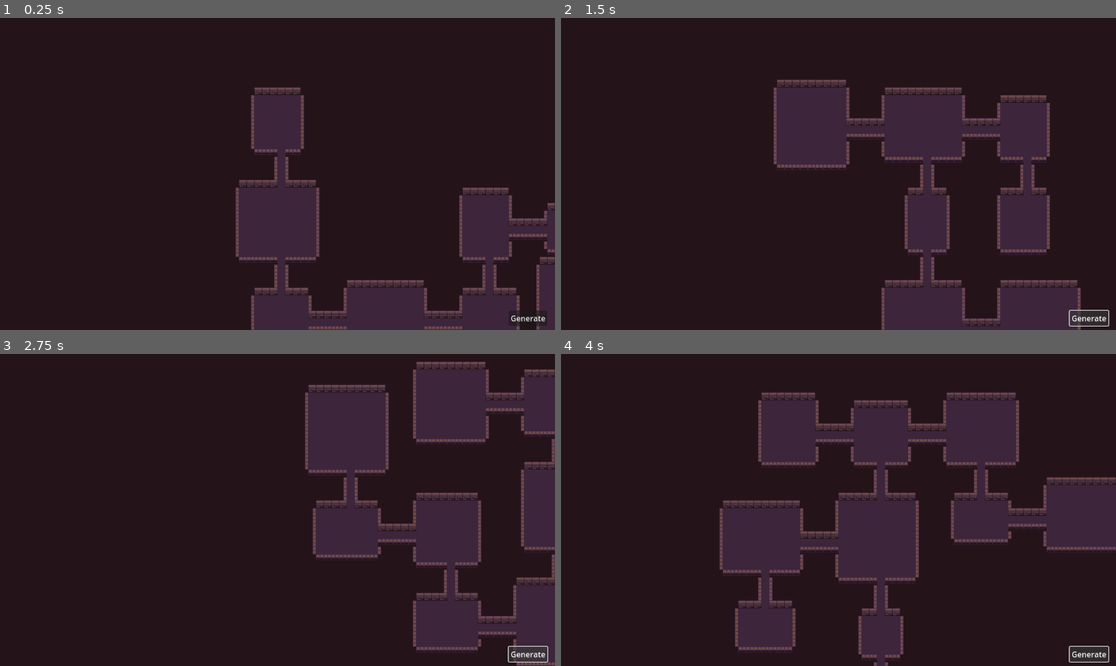
Above: before the commit, frames 1-4 (two rows, left to right).
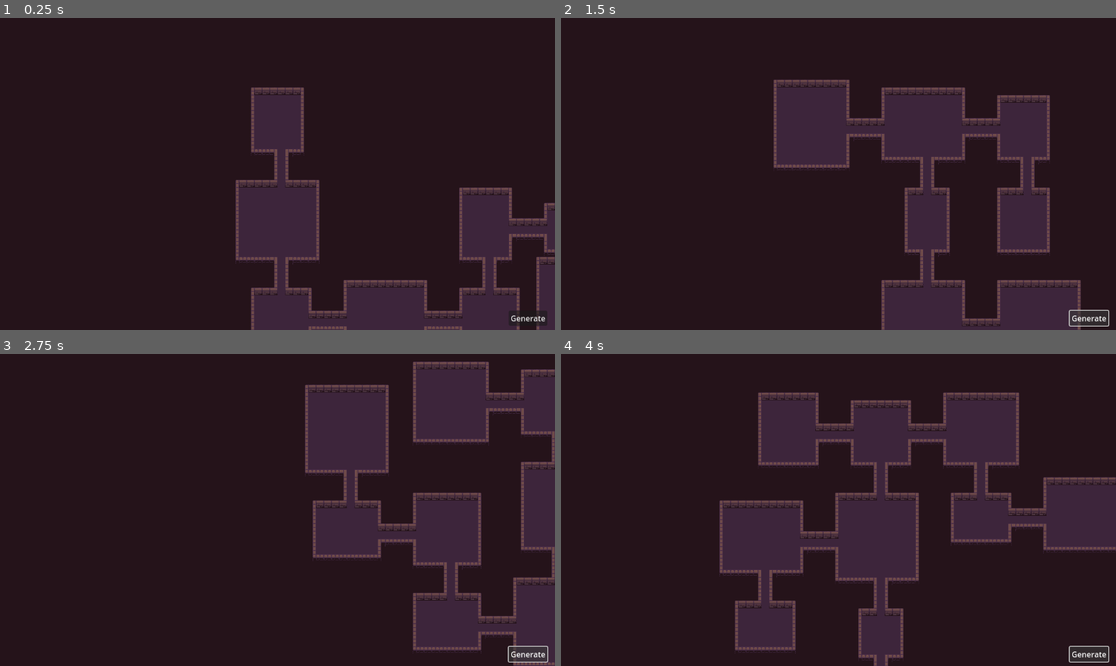
Above: after the commit, the same moments.

Repository: Imabubblr/DungeonCrawl
Game: Godot game, scene res://Scenes/dungeon_gen.tscn
Two runs of this game, one before a commit and one after it. Both use one fixed random seed, a clock stepped at 60 frames per second and the inputs below.
Inputs:
- Up to frame 1 (0.25 s): no input
- Up to frame 2 (1.5 s): click "Generate" at 0.5 s; click "Generate" at 1.25 s
- Up to frame 3 (2.75 s): click "Generate" at 2 s
- Up to frame 4 (4 s): tap Enter at 2.75 s; tap Space at 3.5 s

The runs differ from the first frame. In frame 1, 0.4% of the frame differs, in the area x 42-99%, y 22-100%; in frame 2, 0.4%; in frame 3, 0.4%; in frame 4, 0.6%, in the area x 28-88%, y 12-99%.

Commit message:
Corners are now the proper tiles
dungeon generation fully complete, all tiles show properly, and it works as intended (for now)

Diff:
--- a/dungeon-crawl/Scripts/dungeon_gen.gd
+++ b/dungeon-crawl/Scripts/dungeon_gen.gd
@@ -7,6 +7,14 @@
 var wall_tile_top := Vector2i(3,4)
 var wall_tile_left := Vector2i(5,2)
 var wall_tile_right := Vector2i(0,2)
+
+var top_right_inner := Vector2i(0,5)
+var top_left_inner := Vector2i(3,5)
+
+var top_right_out := Vector2i(5,0)
+var top_left_out := Vector2i(0,0)
+var bot_right_out := Vector2i(5,4)
+var bot_left_out := Vector2i(0,4)
 #endregion
 
 #region Dungeon Generation Parameters
@@ -229,18 +237,40 @@
 			if grid[x][y] == 0:
 				tile_map_layer.set_cell(tile_position, 1, floor_tile)
 			elif grid[x][y] == 1:
-				if y < HEIGHT - 1 and grid[x][y + 1] == 0:
+				# Check for floor positions first
+				var floor_above = y > 0 and grid[x][y - 1] == 0
+				var floor_below = y < HEIGHT - 1 and grid[x][y + 1] == 0
+				var floor_left = x > 0 and grid[x - 1][y] == 0
+				var floor_right = x < WIDTH - 1 and grid[x + 1][y] == 0
+
+				# Check diagonal floor tiles for accurate corner selection.
+				var floor_top_left = x > 0 and y > 0 and grid[x - 1][y - 1] == 0
+				var floor_top_right = x < WIDTH - 1 and y > 0 and grid[x + 1][y - 1] == 0
+				var floor_bottom_left = x > 0 and y < HEIGHT - 1 and grid[x - 1][y + 1] == 0
+				var floor_bottom_right = x < WIDTH - 1 and y < HEIGHT - 1 and grid[x + 1][y + 1] == 0
+
+				if floor_above and floor_right:
+					tile_map_layer.set_cell(tile_position, 1, top_left_inner)
+				elif floor_above and floor_left:
+					tile_map_layer.set_cell(tile_position, 1, top_right_inner)
+				elif floor_below:
 					tile_map_layer.set_cell(tile_position, 1, wall_tile_bottom)
-				elif y > 0 and grid[x][y - 1] == 0:
+				elif floor_above:
 					tile_map_layer.set_cell(tile_position, 1, wall_tile_top)
-				elif x < WIDTH - 1 and grid[x + 1][y] == 0:
+				elif floor_right:
 					tile_map_layer.set_cell(tile_position, 1, wall_tile_right)
-				elif x > 0 and grid[x - 1][y] == 0:
+				elif floor_left:
 					tile_map_layer.set_cell(tile_position, 1, wall_tile_left)
+				elif floor_top_left:
+					tile_map_layer.set_cell(tile_position, 1, bot_right_out)
+				elif floor_top_right:
+					tile_map_layer.set_cell(tile_position, 1, bot_left_out)
+				elif floor_bottom_left:
+					tile_map_layer.set_cell(tile_position, 1, top_right_out)
+				elif floor_bottom_right:
+					tile_map_layer.set_cell(tile_position, 1, top_left_out)
 				else:
 					tile_map_layer.set_cell(tile_position, 1, Vector2i(8, 7))
-			else:
-				tile_map_layer.set_cell(tile_position, 1, Vector2i(-1, -1))
 
 func reset_dungeon():
 	if tile_map_layer:
